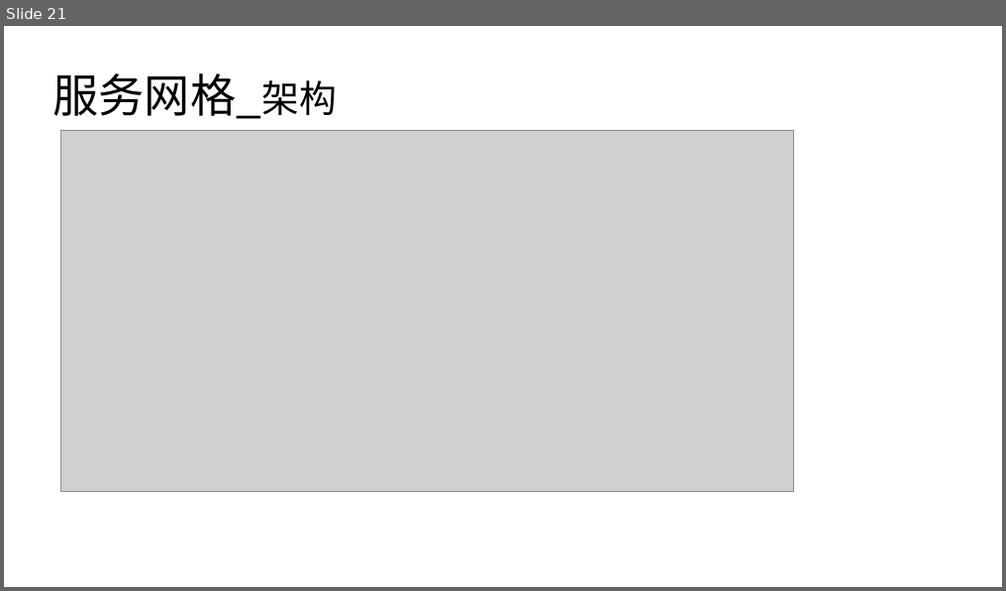
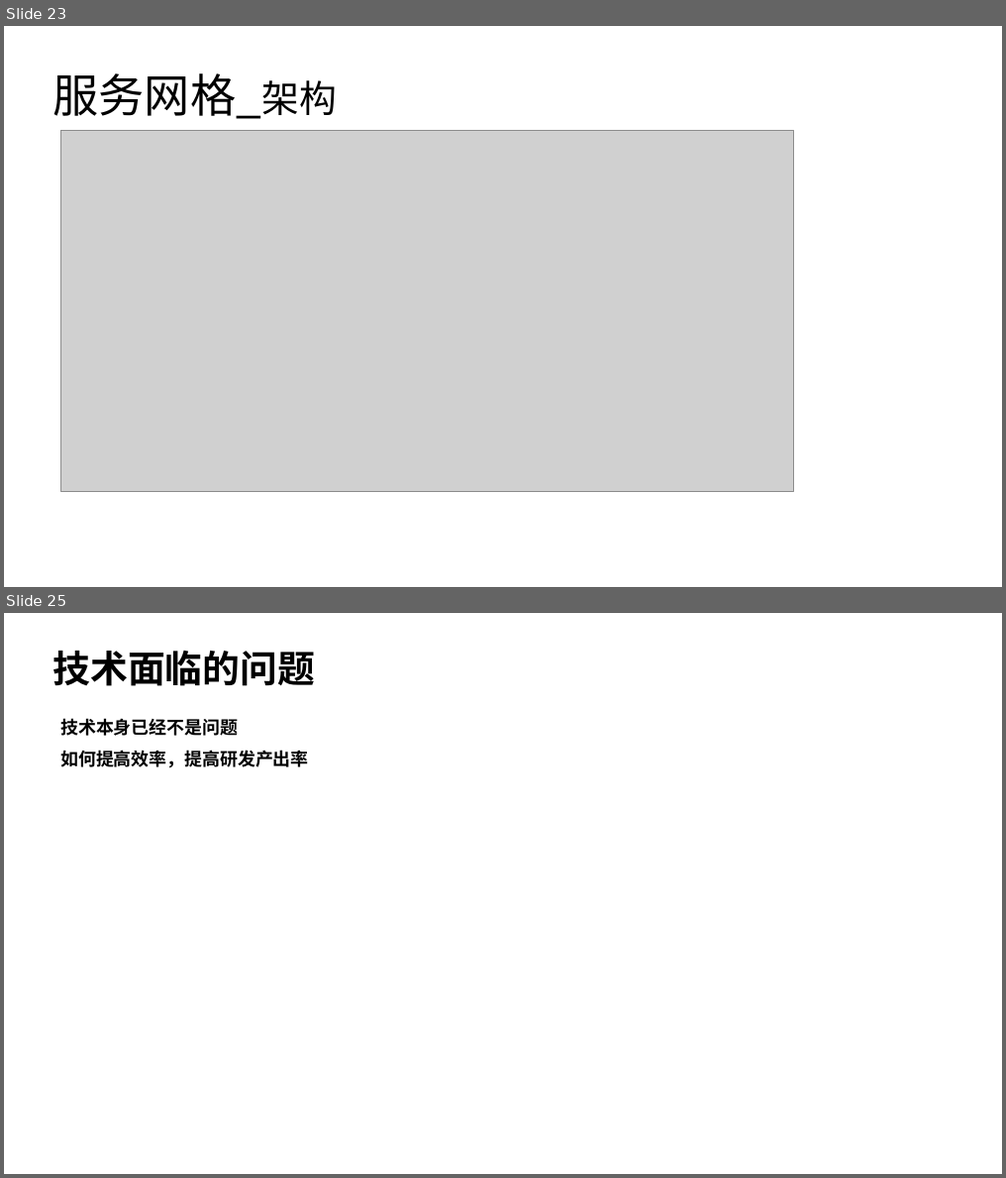
Before and after one commit to haydenwang/docs-all, a slide deck: 互联网技术架构变迁.pptx. Shown one above the other, each under a label of ours: slide 21 before the commit, slides 23 and 25 after it; the slides between them are not shown. The pictures are 1006x591 and 1006x1178 pixels, drawn with LibreOffice and Linux fonts; fonts in the diff are those of the drawing; grey boxes stand for pictures. Boxes give left, top, right and bottom in pixels: in the first picture for what was removed or moved away, otherwise in the second. Text is boxed around its words. In the diff, an @@ line names an element or a change of style, - is before the commit and + after.

```diff
--- a/互联网技术架构变迁.pptx
+++ b/互联网技术架构变迁.pptx
@@ slide 25 added at <box>4,613,1002,1174</box>, background #FFFFFF @@
@@ title added at <box>53,651,315,686</box>, 36 pt, text #000000, bold @@
+技术面临的问题
@@ text added at <box>60,718,308,768</box>, 17.1 pt, text #000000, bold @@
+技术本身已经不是问题
+如何提高效率，提高研发产出率
@@ what was slide 21 is now slide 23 @@
```
Also in this commit, not shown: 10 slides changed, 4 other slides added, 3 slides removed, 2 other files.
